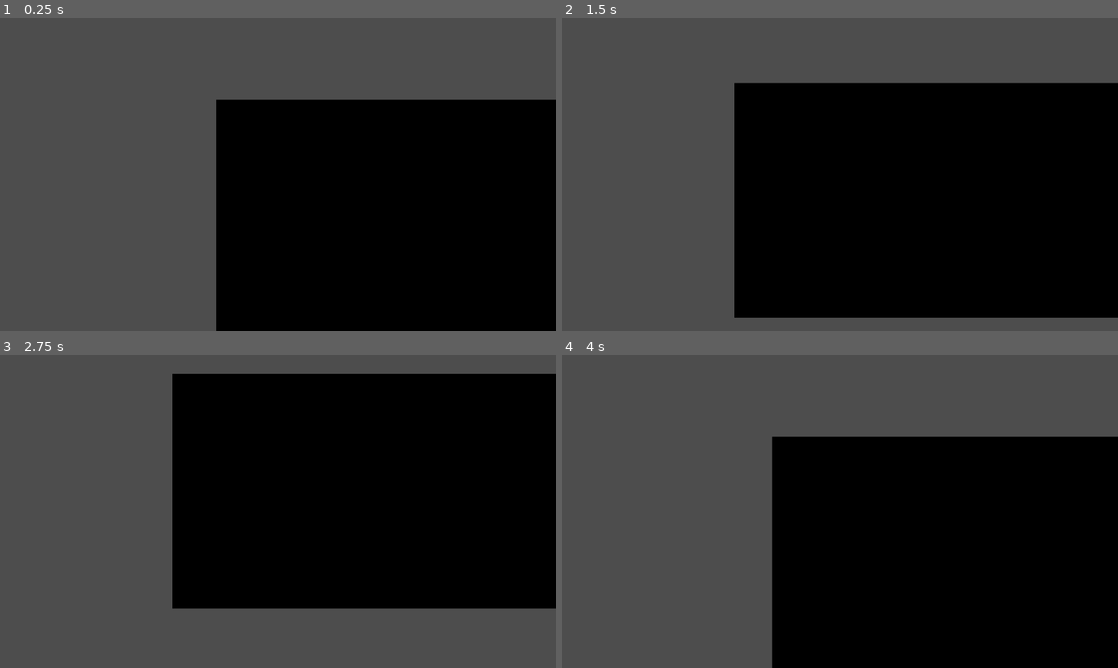
Above: before the commit, frames 1-4 (two rows, left to right).
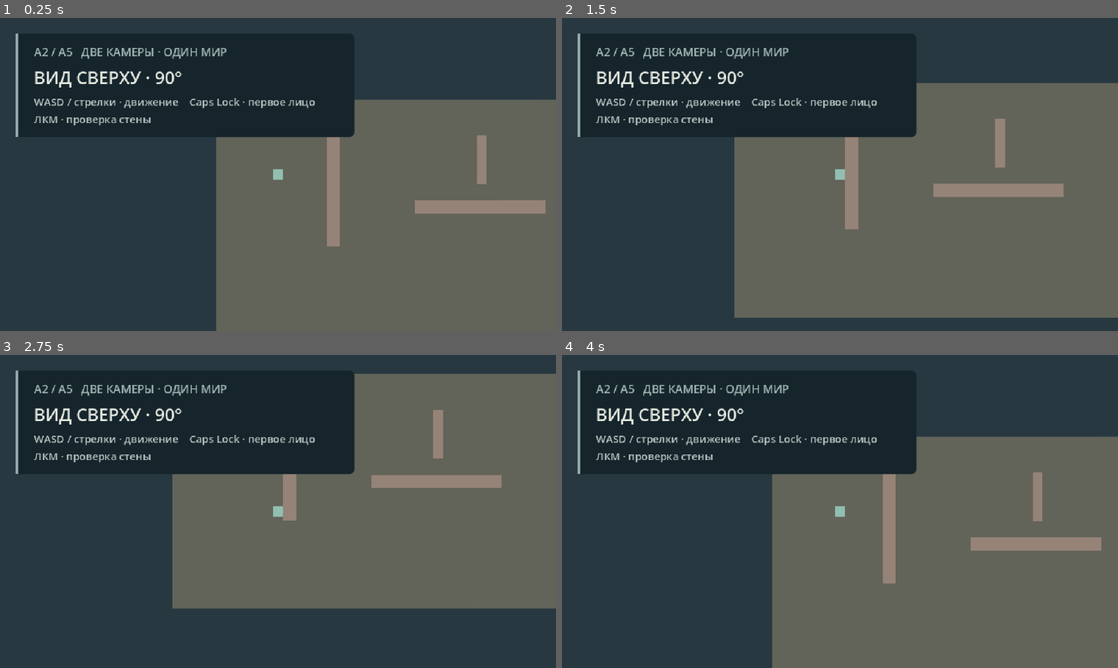
Above: after the commit, the same moments.

Repository: AndreyCokol/My_shelter
Game: Godot game, scene res://game/scenes/prototypes/dual_view_preview.tscn
Two runs of this game, one before a commit and one after it. Both use one fixed random seed, a clock stepped at 60 frames per second and the inputs below. This scene is started directly instead of the project's main scene.
Inputs (mouse positions are in pixels of both pictures, inside the frame that each line leads up to):
- Up to frame 1 (0.25 s): no input
- Up to frame 2 (1.5 s): tap Enter at 0.5 s; move the mouse to (962, 158) at 0.52 s; hold D 0.53-1.28 s; tap Ctrl at 0.6 s; click (962, 158) at 0.67 s; tap Space at 0.77 s; move the mouse to (728, 190) at 1.27 s; hold S from 1.28 s (still down); tap 1 at 1.35 s
- Up to frame 3 (2.75 s): tap Space at 1.52 s; move the mouse to (333, 442) at 2.02 s; release S at 2.03 s; hold D from 2.03 s (still down); tap 4 at 2.1 s
- Up to frame 4 (4 s): tap Space at 2.75, 3.02, 3.77 s; move the mouse to (812, 574) at 2.77 s; release D at 2.78 s; hold W 2.78-3.53 s; tap E at 2.85 s; click (812, 574) at 2.92 s; move the mouse to (1006, 558) at 3.52 s; hold A from 3.53 s (still down); tap I at 3.6 s

The runs differ from the first frame. In frame 1, 100% of the frame differs, in the area x 0-100%, y 0-100%; in frame 2, 100%; in frame 3, 100%; in frame 4, 100%.

Commit message:
feat(a5): light the 3D preview and integrate non-gameplay mode guidance overlay

Diff:
--- a/game/scenes/prototypes/dual_view_preview.gd
+++ b/game/scenes/prototypes/dual_view_preview.gd
@@ -7,6 +7,7 @@
 ## Mouse: look around in FPS. Escape: release mouse capture.
 ## No gameplay/save/UI ownership changes or real combat are claimed.
 const Space = preload("res://game/systems/world/dual_view_space.gd")
+const PreviewHUD = preload("res://game/scenes/prototypes/dual_view_preview_ui.gd")
 
 const PREVIEW_BOUNDS := Rect2(0, 0, 640, 360)
 const PREVIEW_WALLS := [
@@ -20,19 +21,47 @@
 var overhead: Camera3D
 var first_person: Camera3D
 var hero_visual: MeshInstance3D
+var hud: CanvasLayer
 var first_person_enabled := false
 var look_yaw := 0.0
 var look_pitch := 0.0
 
 func _ready() -> void:
+	_make_environment()
 	_make_floor()
 	for wall in PREVIEW_WALLS:
 		_make_wall(wall)
 	_make_hero()
 	_make_cameras()
+	_make_preview_ui()
 	set_first_person(false)
 	set_process(true)
 	set_physics_process(true)
+
+func _make_environment() -> void:
+	# A5 proof scene: cold outdoor ambient with a readable directional key.
+	var skybox := WorldEnvironment.new()
+	skybox.name = "ColdWorldEnvironment"
+	var environment := Environment.new()
+	environment.background_mode = Environment.BG_COLOR
+	environment.background_color = Color("273840")
+	environment.ambient_light_source = Environment.AMBIENT_SOURCE_COLOR
+	environment.ambient_light_color = Color("a6b4b1")
+	environment.ambient_light_energy = 0.85
+	skybox.environment = environment
+	add_child(skybox)
+
+	var sun := DirectionalLight3D.new()
+	sun.name = "DemoSkyLight"
+	sun.rotation_degrees = Vector3(-60, -35, 0)
+	sun.light_color = Color("e8e1cc")
+	sun.light_energy = 1.2
+	add_child(sun)
+
+func _make_preview_ui() -> void:
+	hud = PreviewHUD.new()
+	hud.name = "A5PreviewHUD"
+	add_child(hud)
 
 func _make_floor() -> void:
 	var surface := Space.box_from_legacy_rect(PREVIEW_BOUNDS, 0.2)
@@ -109,6 +138,8 @@
 		first_person.current = enabled
 	if is_instance_valid(hero_visual):
 		hero_visual.visible = not enabled
+	if is_instance_valid(hud):
+		hud.call("show_view", enabled)
 	if not Engine.is_editor_hint():
 		Input.mouse_mode = Input.MOUSE_MODE_CAPTURED if enabled else Input.MOUSE_MODE_VISIBLE
 
